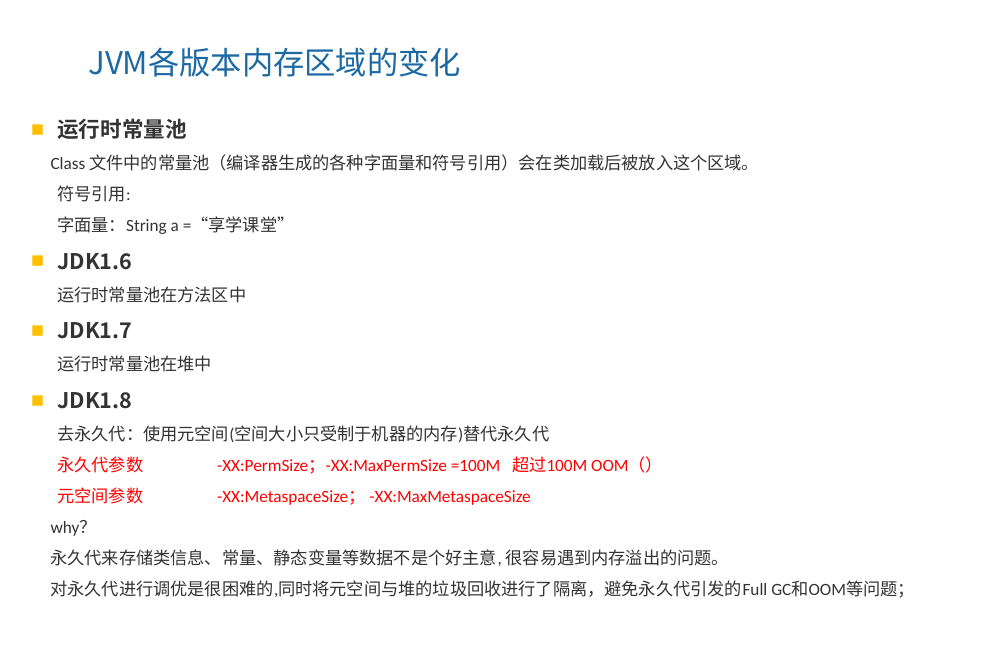
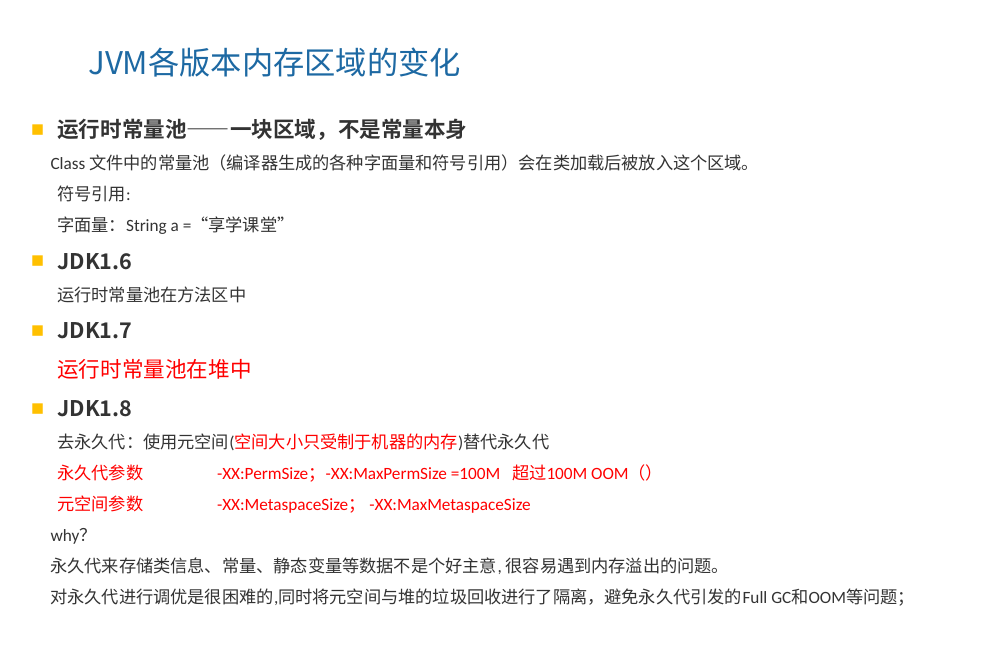
Before and after one commit to ZhangShenao/architect, a slide deck: slide 15 of architect/jvm/1、虚拟机的前世今生，深入理解JVM内存区域.pptx. Drawn at 1008x672 pixels with LibreOffice and Linux fonts; fonts in the diff are those of the drawing; background and template pictures are left out. Boxes give left, top, right and bottom in pixels: in the first picture for what was removed or moved away, otherwise in the second. Text is boxed around its words. In the diff, an @@ line names an element or a change of style, - is before the commit and + after.

```diff
--- a/architect/jvm/1、虚拟机的前世今生，深入理解JVM内存区域.pptx
+++ b/architect/jvm/1、虚拟机的前世今生，深入理解JVM内存区域.pptx
@@ text at <box>57,118,467,140</box>: text changed @@
-  ■ 运行时常量池
+  ■ 运行时常量池——一块区域，不是常量本身
@@ text at <box>57,359,549,450</box>: size 16 to 20 pt in "运行时常量池在堆中"; text colour #333333 to #FF0000 in "运行时常量池在堆中", "去永久代：使用元空间(空间大小只受制于机器的内存)替代永久代" @@
```
Also in this commit, not shown: 5 other slides changed.
